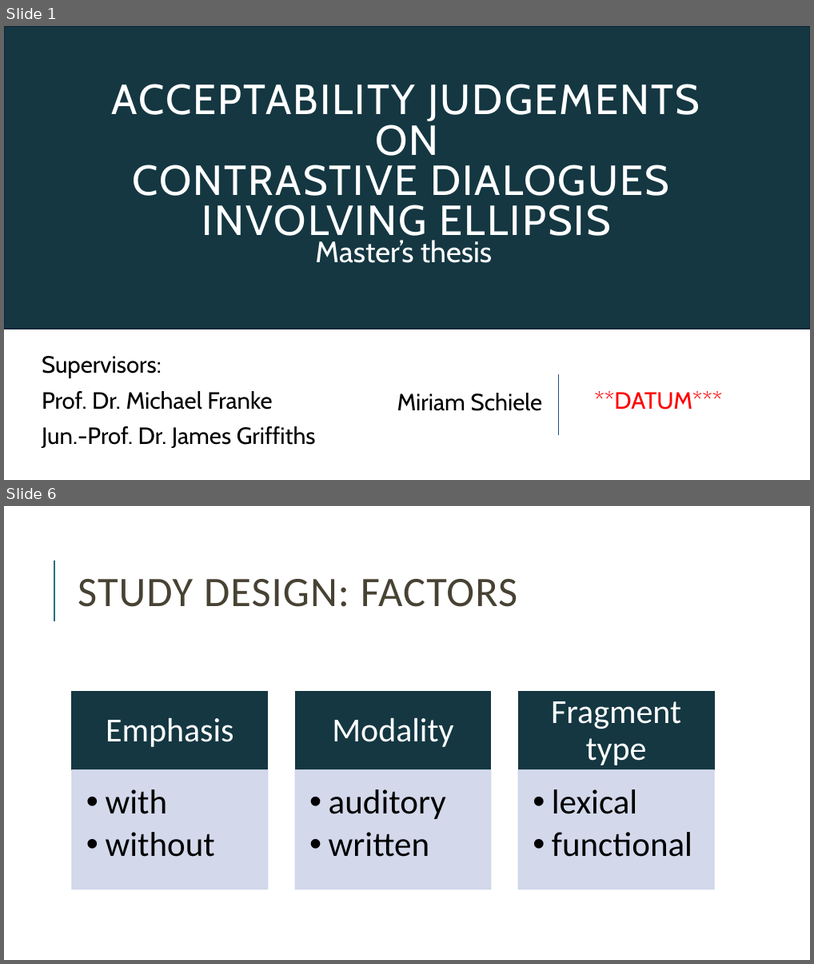
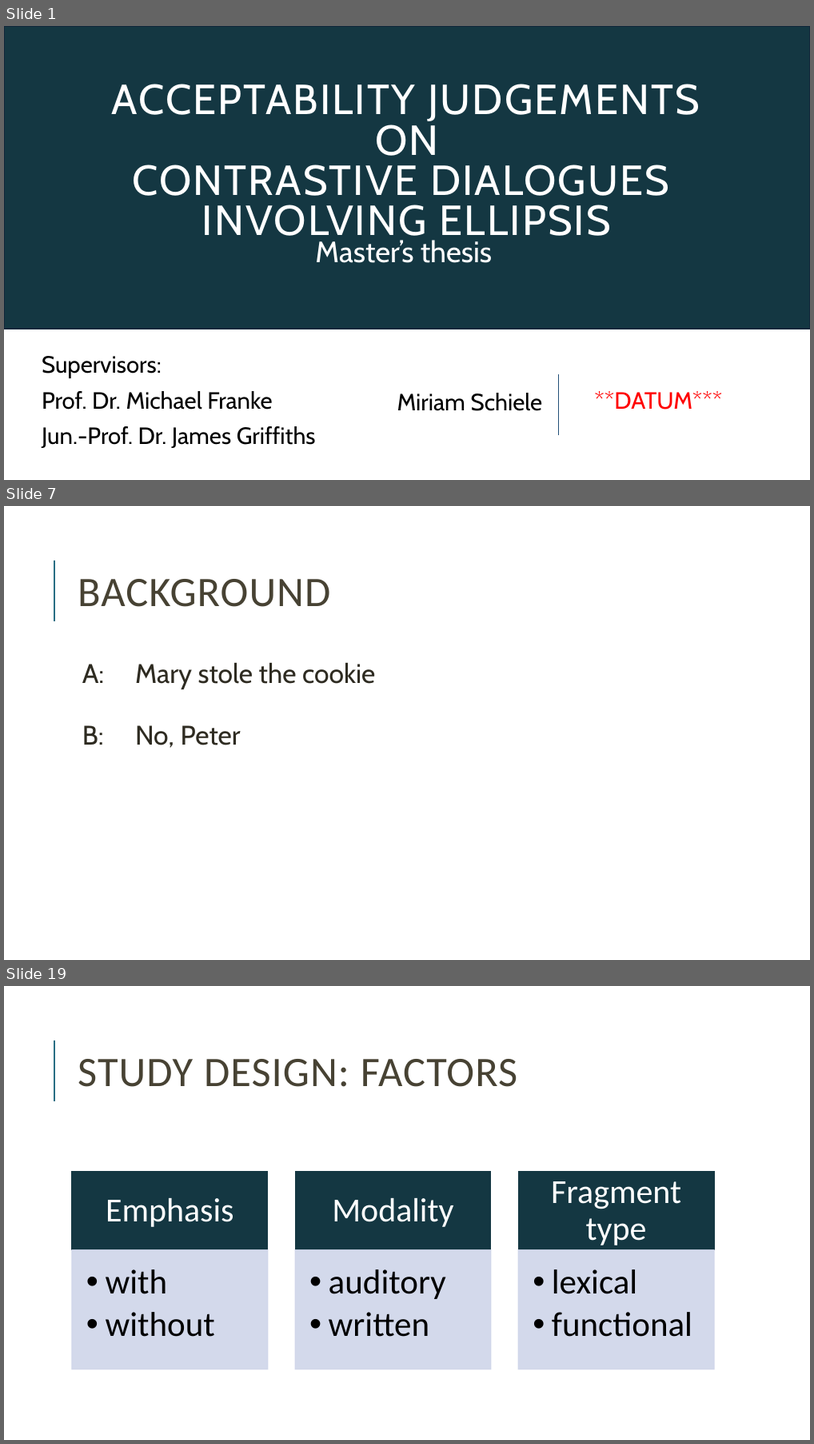
Before and after one commit to miriamschiele/MA, a slide deck: presentation/Miriam Schiele, MA presentation.pptx. Shown one above the other, each under a label of ours: slides 1 and 6 before the commit, slides 1, 7 and 19 after it; the slides between them are not shown. The pictures are 814x964 and 814x1444 pixels, drawn with LibreOffice and Linux fonts; fonts in the diff are those of the drawing. Boxes give left, top, right and bottom in pixels: in the first picture for what was removed or moved away, otherwise in the second. Text is boxed around its words. In the diff, an @@ line names an element or a change of style, - is before the commit and + after.

```diff
--- a/presentation/Miriam Schiele, MA presentation.pptx
+++ b/presentation/Miriam Schiele, MA presentation.pptx
@@ slide 7 added at bbox=[4, 506, 810, 960], background #FFFFFF; not listed: 1 template element that a slide beside it also shows @@
@@ title added at bbox=[78, 579, 330, 607], 50 pt, text #474233 @@
+BACKGROUND
@@ text added at bbox=[82, 662, 375, 748], 32 pt, text #2E2B21 @@
+  A: Mary stole the cookie
+  B: No, Peter
@@ what was slide 6 is now slide 19 @@
```
Also in this commit, not shown: 7 slides changed, 12 other slides added, 1 slide removed, 8 other files.
